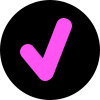
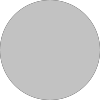
Layered file, before and after one edit (100x100). Changes by layer:
hid group "Group 1" (2 layers) over [left=20, top=18, right=72, bottom=81]
added layer "Ellipse 1" (1st of 2) above "Ellipse 1" over [left=0, top=0, right=100, bottom=100]
